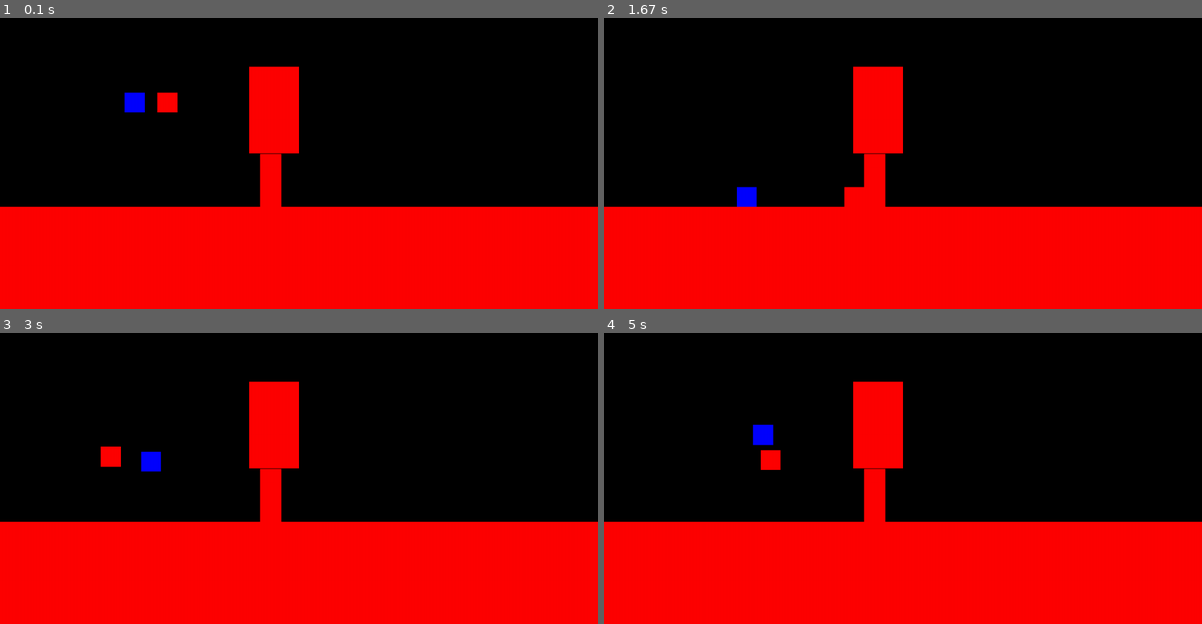
Above: before the commit, frames 1-4 (two rows, left to right).
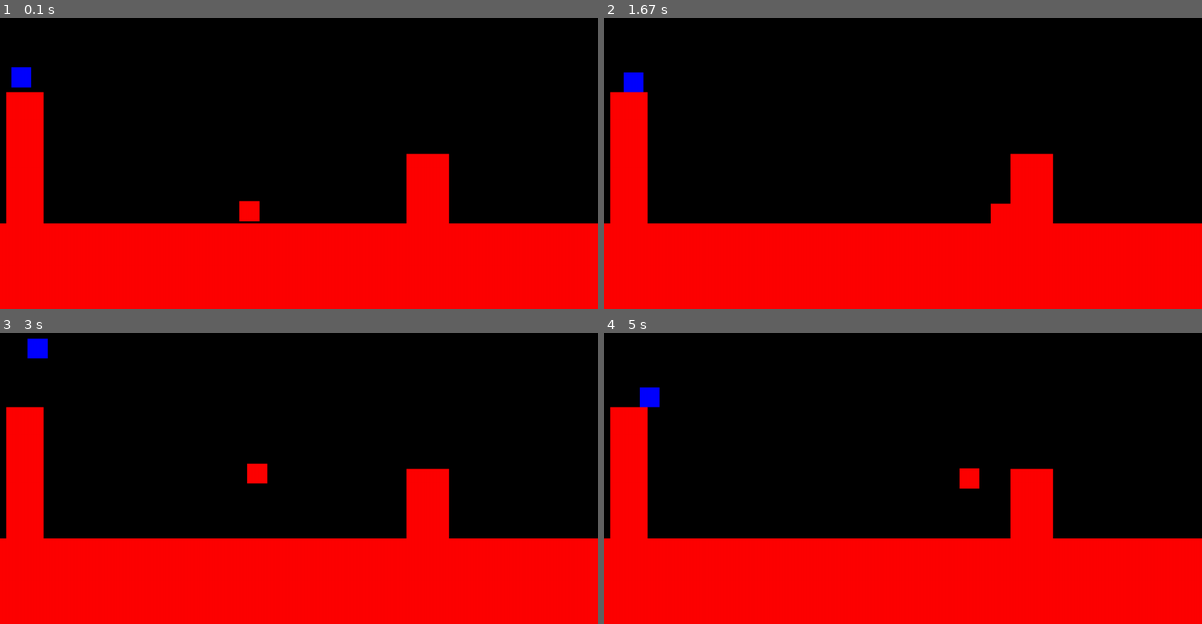
Above: after the commit, the same moments.

Repository: EvannBerthou/PygamePlatformer
Game: pygame game, started from main.py
Two runs of this game, one before a commit and one after it. Both use one fixed random seed, a clock stepped at 60 frames per second and the inputs below.
Inputs:
- Up to frame 1 (0.1 s): no input
- Up to frame 2 (1.67 s): hold Right 0.33-0.8 s; hold Up 0.83-1.13 s; tap Space at 0.9, 1.23, 1.53 s; tap D at 0.98 s; hold Right 1.17-1.63 s
- Up to frame 3 (3 s): hold Left 1.67-2.2 s; tap Space at 1.73, 2.03, 2.3, 2.6, 2.73 s; hold Left 2.23-2.63 s; tap D at 2.38 s; hold Up from 2.67 s (still down)
- Up to frame 4 (5 s): release Up at 3.03 s; hold Right 3.07-3.7 s; tap Space at 3.13, 3.43, 3.8, 4.1, 4.3, 4.6, 4.8 s; hold Left 3.73-4.2 s; tap D at 3.88 s; hold Right 4.23-4.7 s; hold Up from 4.73 s (still down)

The runs differ from the first frame. In frame 1, 13% of the frame differs, in the area x 0-100%, y 16-71%; in frame 2, 13%; in frame 3, 13%; in frame 4, 13%.

Commit message:
(#118) Set players' position to corresponding spawn point on startup

Diff:
--- a/SaveManager.py
+++ b/SaveManager.py
@@ -38,6 +38,11 @@
             pos.append(int(v))
 
         return Door(*pos, 0, int(args[4]))
+    if obj == SpawnPoint:
+        pos = []
+        for v in args[:2]:
+            pos.append(int(v))
+        return SpawnPoint(*pos, 50, (255,255,255), int(args[2]))
 
 def load_map(file_name = 'map'):
     print('Loading map')
--- a/SpawnPoint.py
+++ b/SpawnPoint.py
@@ -44,3 +44,6 @@
     def as_string(self):
         center_int = (int(v) for v in self.rect.center)
         return 'Spawn, {},{}, {}\n'.format(*center_int, self.player_id)
+
+    def get_position(self):
+        return (self.rect.center)
--- a/main.py
+++ b/main.py
@@ -5,6 +5,7 @@
 from player import Player
 from Wall import Wall
 from Door import Door
+from SpawnPoint import SpawnPoint
 
 from SaveManager import load_map
 
@@ -19,7 +20,6 @@
 
         self.player_1 = Player(K_q, K_d, K_SPACE, 0)
         self.player_2 = Player(K_LEFT, K_RIGHT, K_UP, 1)
-        self.player_2.rect.x += 105
 
         self.sol = Wall(0,DESING_H - 300,DESING_W,300)
 
@@ -64,6 +64,16 @@
     def load_map(self, file_path = 'map'):
         self.colliders.clear()
         self.colliders = load_map(file_path)
+        for col in self.colliders.copy():
+            if isinstance(col, SpawnPoint):
+                player = col.player_id
+                if player == 0:
+                    self.player_1.set_position(col.get_position())
+                elif player == 1:
+                    self.player_2.set_position(col.get_position())
+                else:
+                    raise ValueError("Spawn point's Player_id is not valid")
+                self.colliders.remove(col)
 
 game = Game()
 game.run()
--- a/player.py
+++ b/player.py
@@ -98,3 +98,6 @@
 
     def has_collision(self, player_id):
         return True
+
+    def set_position(self, position):
+        self.rect.center = position
Not shown, changed: map
